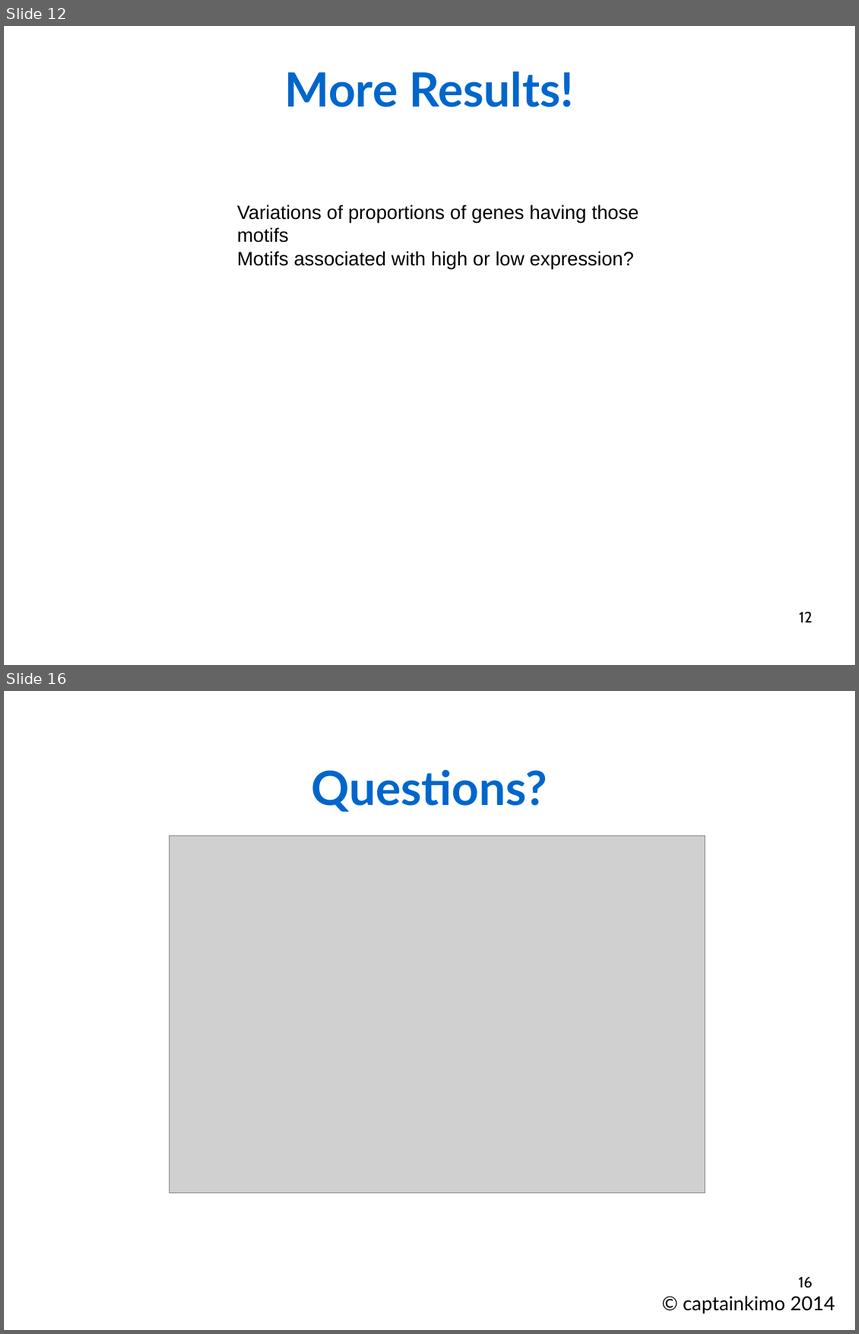
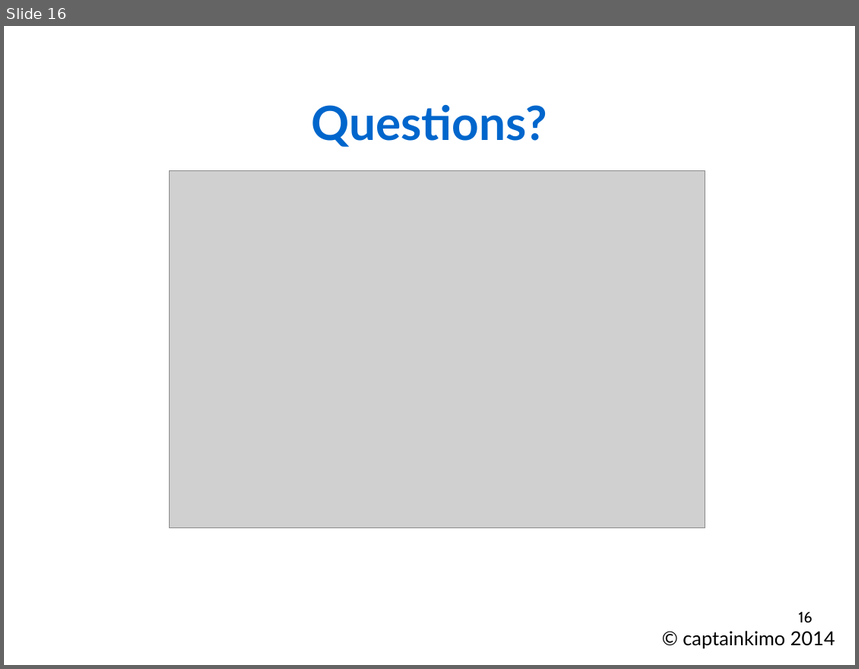
Before and after one commit to Rekyt/lynchlabpresentation2014, a slide deck: LabMeetingPresentation.odp. Shown one above the other, each under a label of ours: slides 12 and 16 before the commit, slide 16 after it; the slides between them are not shown. The pictures are 859x1334 and 859x669 pixels, drawn with LibreOffice and Linux fonts; fonts in the diff are those of the drawing; grey boxes stand for pictures. Boxes give left, top, right and bottom in pixels: in the first picture for what was removed or moved away, otherwise in the second. Text is boxed around its words. In the diff, an @@ line names an element or a change of style, - is before the commit and + after.

```diff
--- a/LabMeetingPresentation.odp
+++ b/LabMeetingPresentation.odp
@@ slide 12 removed at (x1=4, y1=26, x2=855, y2=665), background #FFFFFF @@
@@ text removed at (x1=284, y1=72, x2=574, y2=107) @@
-More Results!
@@ text removed at (x1=237, y1=205, x2=639, y2=269) @@
-Variations of proportions of genes having those motifs
-Motifs associated with high or low expression?
@@ page number removed at (x1=799, y1=612, x2=812, y2=623) @@
-12
```
Also in this commit, not shown: 2 slides changed, 4 slides added, 3 other slides removed.
